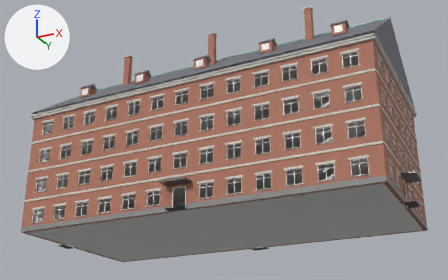
One commit to the Blender file SourceArt/Models/SM_Bygg_Gamle_fysikk.blend: the scene before it, then after it.
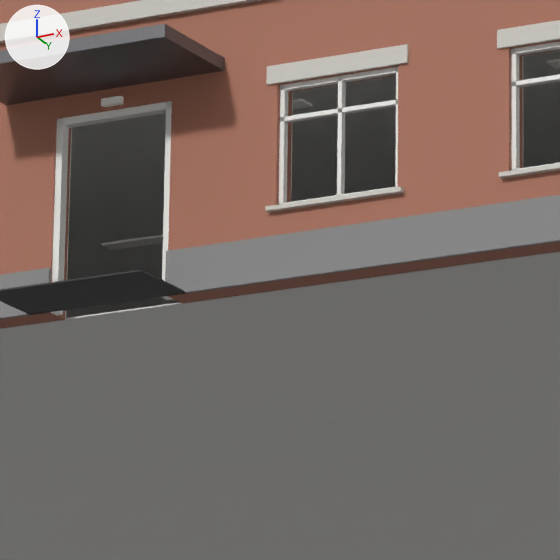
Old and new are each drawn whole from a 50 mm camera at (34.4, -68.5, -18.5) aimed at (0.0, 0.3, 12.5) and again close up on the part from 37% to 52% of the width and 62% to 86% of the height. The lights are fixed; the arrows at upper left show +X, +Y and +Z. The older version's two pictures come first.

In view in the first close-up: 'SM_Bygg_Gamle_fysikk'.
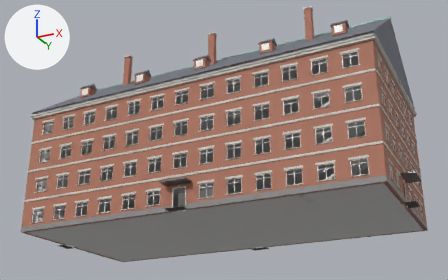
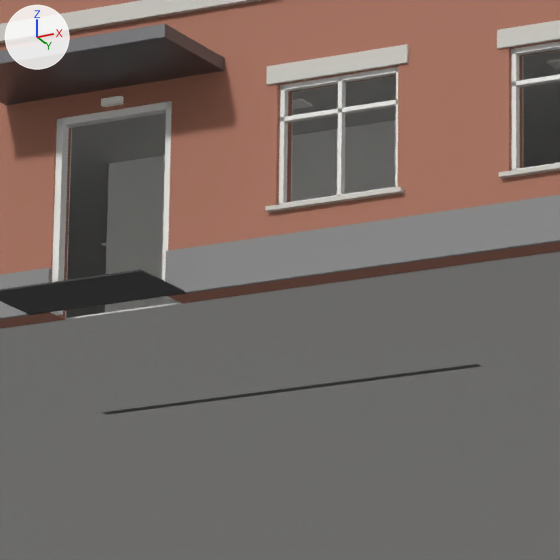
Location of each change, [x1, y1, x2, y2] in pixels of the close-ups (560 x 560 px):
part 1 of me_sm_bygg_gamle_fysikk, added: after [103, 120, 482, 415]

The change in detail:
Material 'LightPanel_In' (mat_lightpanel_in) is new.
Its base color is (1.0, 0.98, 0.92) (white #fffdf6).
Its roughness is 0.7.
Material 'ConcreteSmooth_In' (mat_concretesmooth_in) is new.
Its base color is (0.6, 0.59, 0.57) (light grey #cbcac7).
Its roughness is 0.7.
me_sm_bygg_gamle_fysikk is used by ob_sm_bygg_gamle_fysikk; location (0.0, 0.0, 0.0).
me_sm_bygg_gamle_fysikk had 13196 vertices, 12329 faces and spanned x -24.6..24.6, y -12.6..12.6, z -0.3..26.7.
me_sm_bygg_gamle_fysikk now has 13212 vertices, 12341 faces and spans x -24.6..24.6, y -12.6..12.6, z -0.3..26.7.
me_sm_bygg_gamle_fysikk part 1: a new loose piece, a box spanning x -3.0..3.0, y -6.07..-5.93, z 0.0..3.7, in mat_plasterwhite (white #efedea).
Other edits to the shape of me_sm_bygg_gamle_fysikk do not show in these pictures.
me_sm_bygg_gamle_fysikk gains material mat_concretesmooth_in (light grey #cbcac7).
me_sm_bygg_gamle_fysikk gains material mat_lightpanel_in (white #fffdf6).
